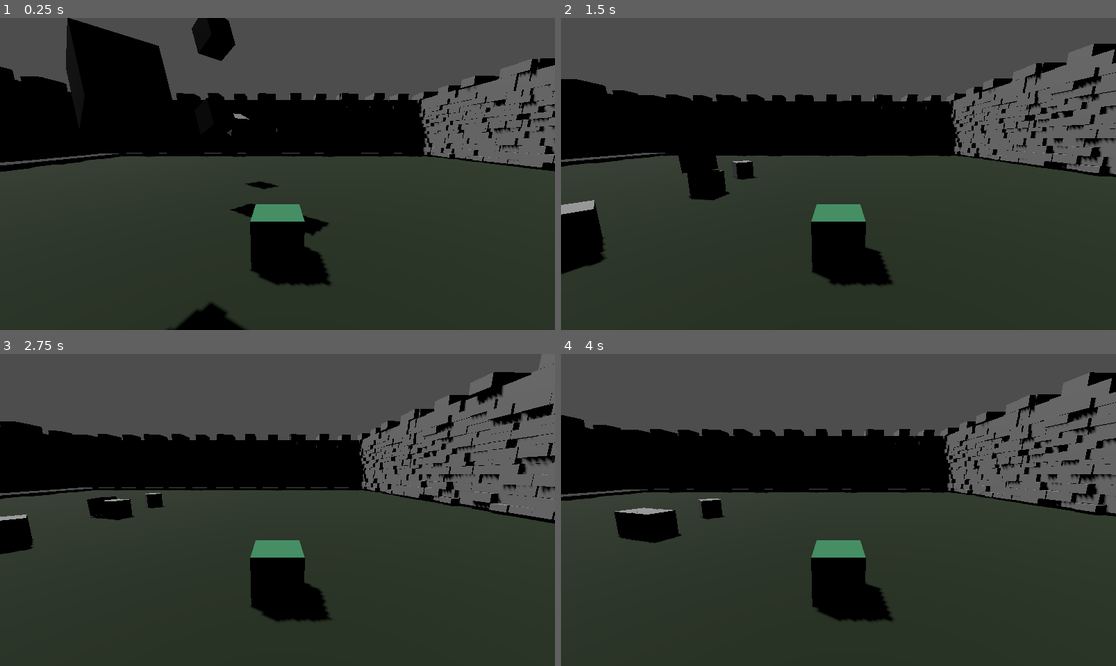
Above: before the commit, frames 1-4 (two rows, left to right).
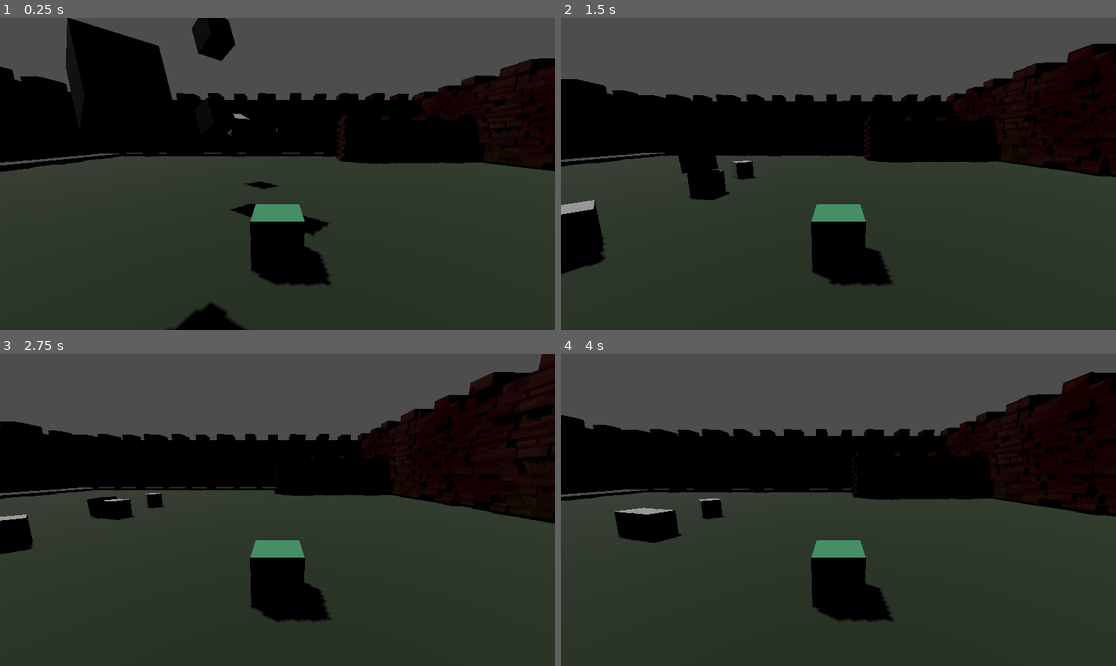
Above: after the commit, the same moments.

Repository: nyVr/godot_oop_game
Game: Godot game, scene res://scenes/main.tscn
Two runs of this game, one before a commit and one after it. Both use one fixed random seed, a clock stepped at 60 frames per second and the inputs below. The project has no main scene, so this scene is started directly.
Inputs:
- Up to frame 1 (0.25 s): no input
- Up to frame 2 (1.5 s): tap Enter (ui_accept) at 0.5, 0.77 s; hold Right (right) 0.53-1.28 s; hold Down (down) from 1.28 s (still down)
- Up to frame 3 (2.75 s): tap Enter (ui_accept) at 1.52 s; release Down (down) at 2.03 s; hold Right (right) from 2.03 s (still down)
- Up to frame 4 (4 s): release Right (right) at 2.78 s; hold Up (up) 2.78-3.53 s; tap Enter (ui_accept) at 3.02, 3.77 s; hold Left (left) from 3.53 s (still down)

The runs differ from the first frame. In frame 1, 6.4% of the frame differs, in the area x 52-100%, y 12-48%; in frame 2, 8.1%; in frame 3, 10%, in the area x 49-100%, y 0-54%; in frame 4, 9.0%.

Commit message:
textured bricks

Diff:
--- a/scenes/main.tscn
+++ b/scenes/main.tscn
@@ -92,14 +92,17 @@
 [node name="plainWall12" parent="walls" instance=ExtResource("4_rkueh")]
 transform = Transform3D(-0.0153086, 0, 0.999728, 0, 0.565216, 0, -0.653472, 0, -0.0234202, 23.0592, 0, -17.5015)
 
-[node name="plainWall1" parent="." instance=ExtResource("4_rkueh")]
+[node name="plainWall13" parent="walls" instance=ExtResource("4_rkueh")]
 transform = Transform3D(0.653651, 0, 0, 0, 0.565216, 0, 0, 0, 1, 6.17914, 0, 24.8723)
 
-[node name="plainWall2" parent="." instance=ExtResource("4_rkueh")]
+[node name="plainWall14" parent="walls" instance=ExtResource("4_rkueh")]
 transform = Transform3D(0.653651, 0, 0, 0, 0.565216, 0, 0, 0, 1, -5.9392, 0, 24.8723)
 
-[node name="plainWall3" parent="." instance=ExtResource("4_rkueh")]
+[node name="plainWall15" parent="walls" instance=ExtResource("4_rkueh")]
 transform = Transform3D(0.653651, 0, 0, 0, 0.565216, 0, 0, 0, 1, -18.1408, 0, 24.8723)
 
-[node name="plainWall4" parent="." instance=ExtResource("4_rkueh")]
+[node name="plainWall16" parent="walls" instance=ExtResource("4_rkueh")]
 transform = Transform3D(0.653651, 0, 0, 0, 0.565216, 0, 0, 0, 1, 18.443, 0, 24.8723)
+
+[node name="plainWall17" parent="walls" instance=ExtResource("4_rkueh")]
+transform = Transform3D(-0.65306, 0, -0.0387183, 0, 0.319469, 0, 0.0253082, 0, -0.652746, 14.027, -0.203265, -13.8407)
Binary file added: blender/Wall Base Color.png
Not shown, added: blender/Wall Base Color.png.import
Not shown, changed: blender/plainWall.dae
